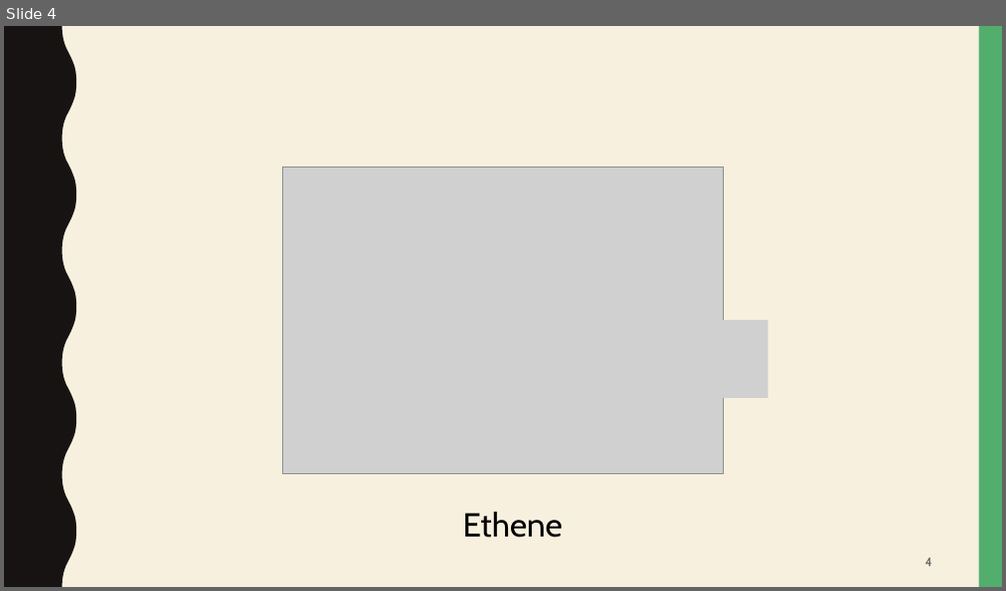
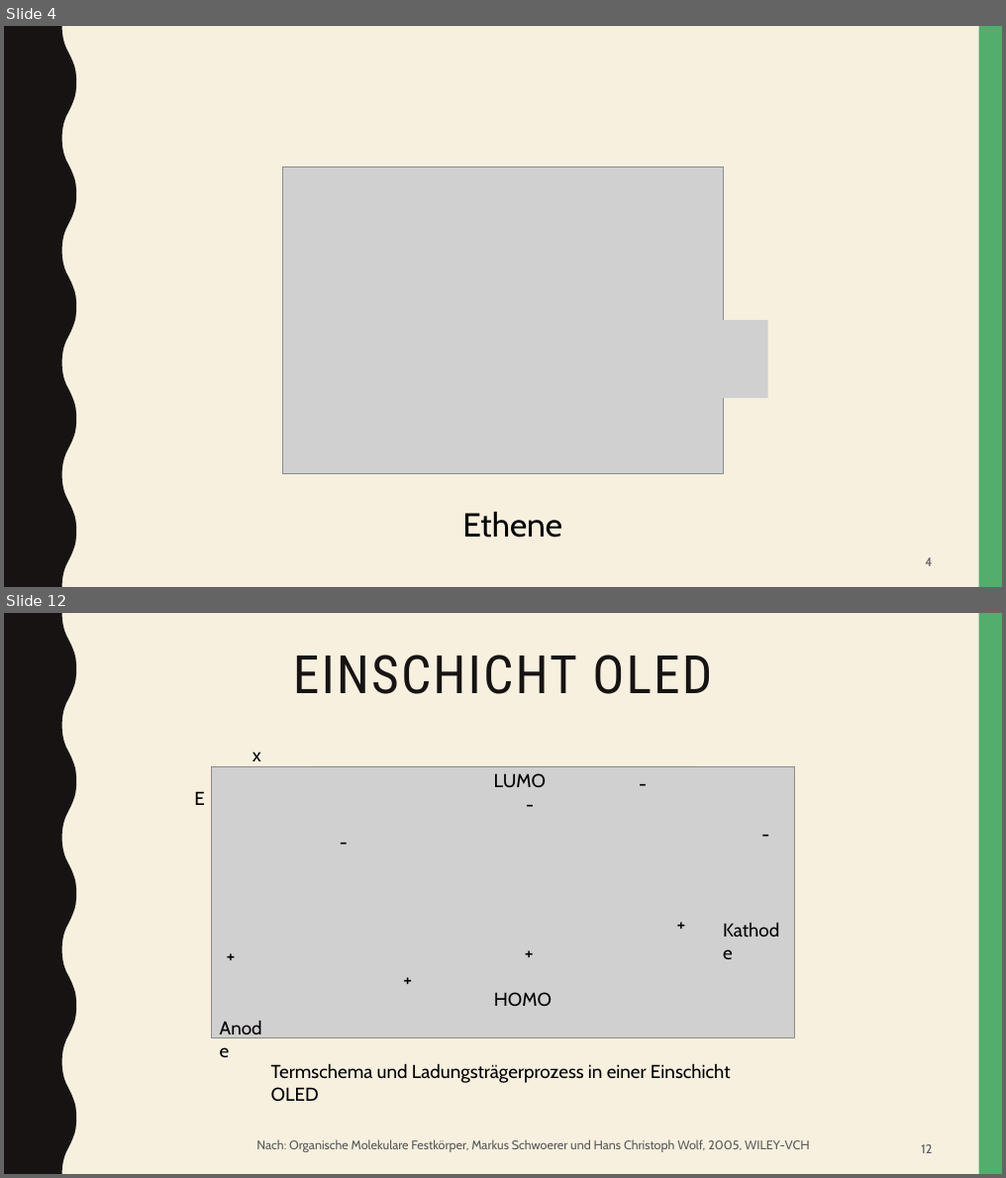
Before and after one commit to beckstev/presentations, a slide deck: opy/Vortrag/OLEDS.pptx. Shown one above the other, each under a label of ours: slide 4 before the commit, slides 4 and 12 after it; the slides between them are not shown. The pictures are 1006x591 and 1006x1178 pixels, drawn with LibreOffice and Linux fonts; fonts in the diff are those of the drawing; grey boxes stand for pictures. Boxes give left, top, right and bottom in pixels: in the first picture for what was removed or moved away, otherwise in the second. Text is boxed around its words. In the diff, an @@ line names an element or a change of style, - is before the commit and + after.

```diff
--- a/opy/Vortrag/OLEDS.pptx
+++ b/opy/Vortrag/OLEDS.pptx
@@ slide 12 added at [4,613,1002,1174], background #F7F0DF; not listed: 2 template elements that a slide beside it also shows @@
@@ title added at [293,655,712,694], 51 pt, text #171312 @@
+EINSCHICHT OLED
@@ text added at [252,752,261,761], 18 pt, text #000000 @@
+x
@@ picture added at [211,766,794,1039] @@
@@ rectangle added at [312,766,696,1019], fill #53AE6E at 29% opacity @@
@@ text added at [494,773,546,788], 18 pt, text #000000 @@
+LUMO
@@ text added at [519,789,540,820], 18 pt, text #000000 @@
+-
@@ text added at [632,768,652,799], 18 pt, text #000000 @@
+-
@@ text added at [194,791,204,805], 18 pt, text #000000 @@
+E
@@ picture added at [686,805,743,827] @@
@@ text added at [754,818,775,848], 18 pt, text #000000 @@
+-
@@ text added at [332,827,352,858], 18 pt, text #000000 @@
+-
@@ picture added at [440,863,497,909] @@
@@ text added at [669,909,696,939], 18 pt, text #000000 @@
++
@@ text added at [518,937,544,967], 18 pt, text #000000 @@
++
@@ text added at [716,915,796,945], 18 pt, text #000000 @@
+Kathode
@@ text added at [219,941,245,970], 18 pt, text #000000 @@
++
@@ picture added at [261,946,318,969] @@
@@ text added at [396,964,423,994], 18 pt, text #000000 @@
++
@@ text added at [494,992,551,1007], 18 pt, text #000000 @@
+HOMO
@@ text added at [212,1014,278,1044], 18 pt, text #000000 @@
+Anode
@@ text added at [271,1063,731,1102], 18 pt, text #000000 @@
+Termschema und Ladungsträgerprozess in einer Einschicht OLED
@@ text added at [256,1140,810,1153], 12 pt, text #595959 @@
+Nach: Organische Molekulare Festkörper, Markus Schwoerer und Hans Christoph Wolf, 2005, WILEY-VCH
@@ page number added at [921,1145,932,1154], 12 pt, text #595959 @@
+12
```
Also in this commit, not shown: 6 other slides changed, 5 other slides added, 1 slide removed, 2 other files.
